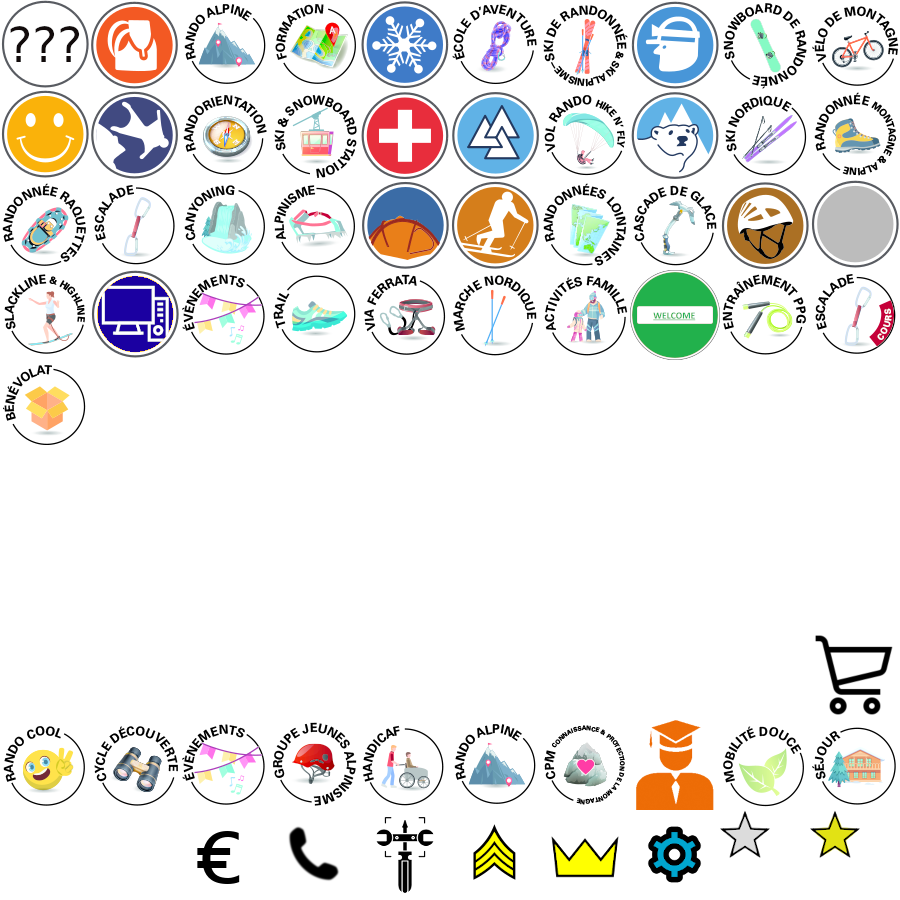
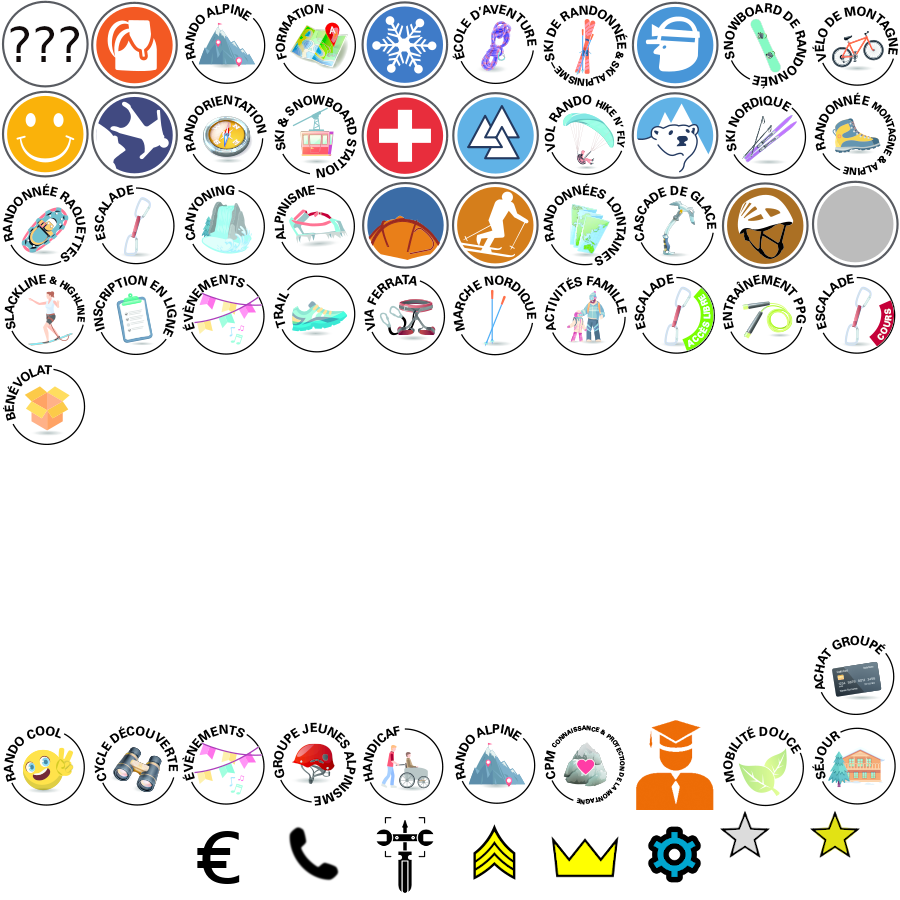
Layered file, before and after one edit (900×900). Changes by layer:
added layer "Achats 2023" in group "Tags 2023" over [813, 635, 895, 715]
moved "Achat" into group "Tags Old" over [815, 635, 893, 715]
renamed "Accès libre 2023" to "Accès Libre 2023", moved it above "Rando Alpine 2023_2", painted on it over [630, 270, 720, 360]
added layer "Inscription en ligne 2023" in group "Activités 2023" over [93, 275, 177, 355]
moved "Info" into group "Activités Old" over [91, 270, 179, 358]
